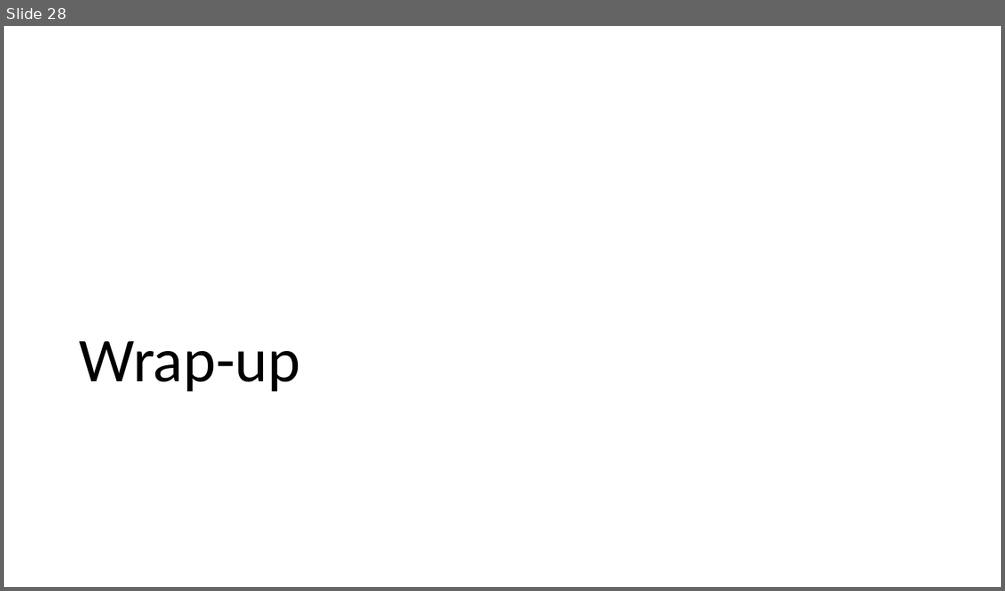
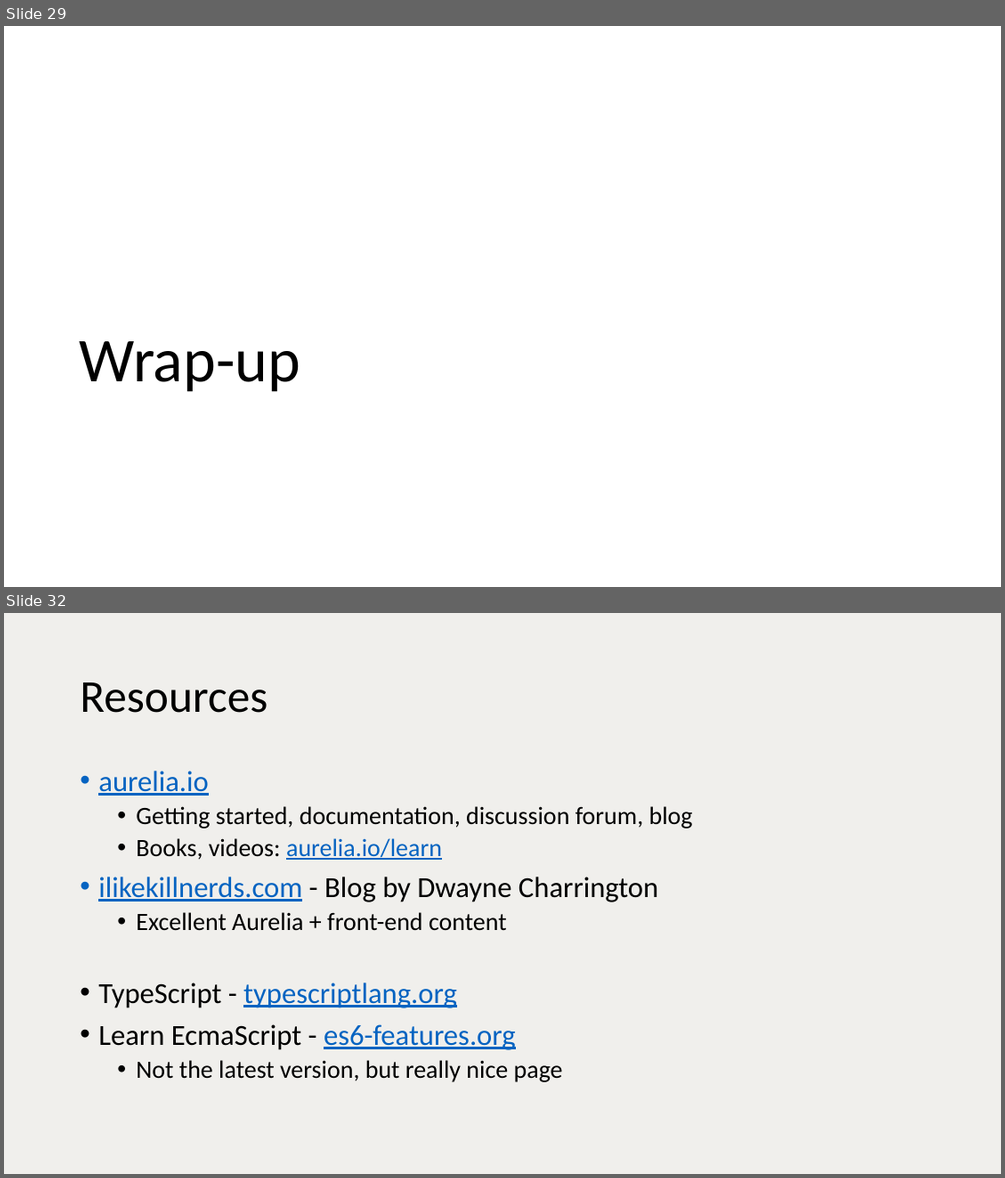
Before and after one commit to vuorinem/ADNUGTalk, a slide deck: Aurelia.pptm. Shown one above the other, each under a label of ours: slide 28 before the commit, slides 29 and 32 after it; the slides between them are not shown. The pictures are 1005x591 and 1005x1178 pixels, drawn with LibreOffice and Linux fonts; fonts in the diff are those of the drawing. Boxes give left, top, right and bottom in pixels: in the first picture for what was removed or moved away, otherwise in the second. Text is boxed around its words. In the diff, an @@ line names an element or a change of style, - is before the commit and + after.

```diff
--- a/Aurelia.pptm
+++ b/Aurelia.pptm
@@ slide 32 added at [4,613,1001,1174], background #F0EFEC @@
@@ title added at [80,682,267,713], 44 pt, text #000000 @@
+Resources
@@ text added at [98,771,693,1082], 24 pt, text #000000 @@
+• aurelia.io
+  • Getting started, documentation, discussion forum, blog
+  • Books, videos: aurelia.io/learn
+• ilikekillnerds.com - Blog by Dwayne Charrington
+  • Excellent Aurelia + front-end content
+• TypeScript - typescriptlang.org
+• Learn EcmaScript - es6-features.org
+  • Not the latest version, but really nice page
@@ what was slide 28 is now slide 29 @@
```
Also in this commit, not shown: 19 slides changed, 6 other slides added, 5 slides removed.
